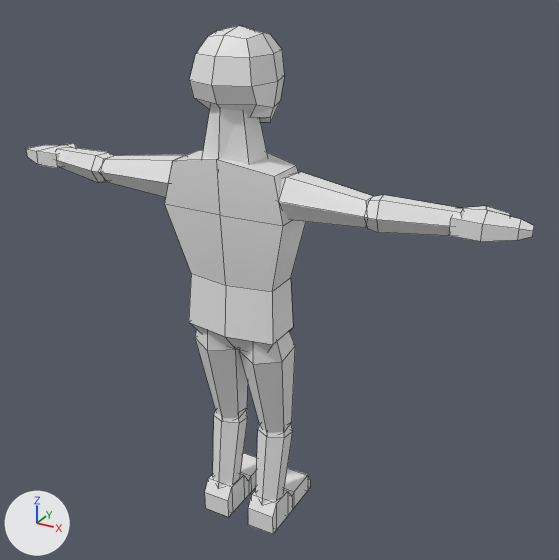
What one commit did to the Blender file Models/Character.blend.
The view is the same before and after, from a 50 mm lens placed at (6.99, -11.13, 11.21), pointed at (0.43, 0.8, 5.25). Every picture has the same lights, and +X, +Y and +Z are marked at lower left. Mesh edges are drawn as thin lines.

Names of what the first picture shows: 'Abdomen', 'HeadMesh', 'Left Bicep', 'Left Calf', 'Left Thigh', 'NeckMesh', 'Right Bicep', 'Right Calf', 'Right Forearm', 'Right Hand', 'Right Thigh', 'Torso'.
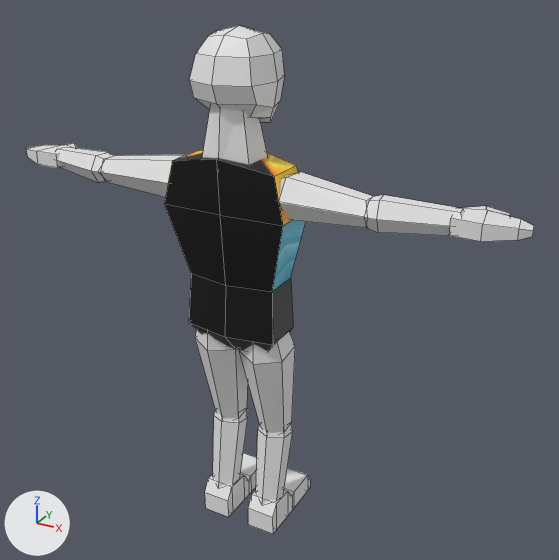
Location of each change, [x1, y1, x2, y2] in pixels of the pictures (559 x 560 px):
'Torso', surface changed (grey to black): [165, 150, 306, 292] in both
'Abdomen', surface changed (grey to black): [189, 273, 293, 351] in both

The change, as a diff of the scene's bpy script:
```diff
--- a/Models/Character.blend.py
+++ b/Models/Character.blend.py
@@ img_amazonbasicsoldier_png @@
+img_amazonbasicsoldier_png = load_image('AmazonBasicSoldier.png', '../Textures/AmazonBasicSoldier.png', 256, 256, 'sRGB')
@@ mat_material @@
 mat_material = principled_material('Material')
-mat_material.base_color = (0.8, 0.8, 0.8)  # white #e7e7e7
+mat_material.texture = img_amazonbasicsoldier_png
```
